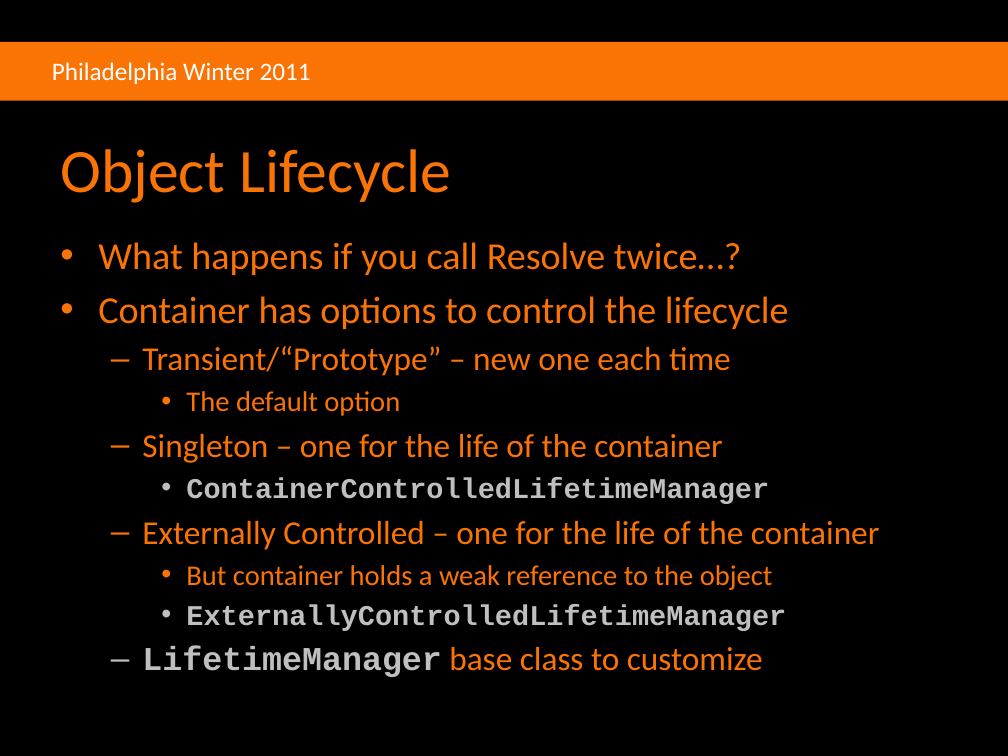
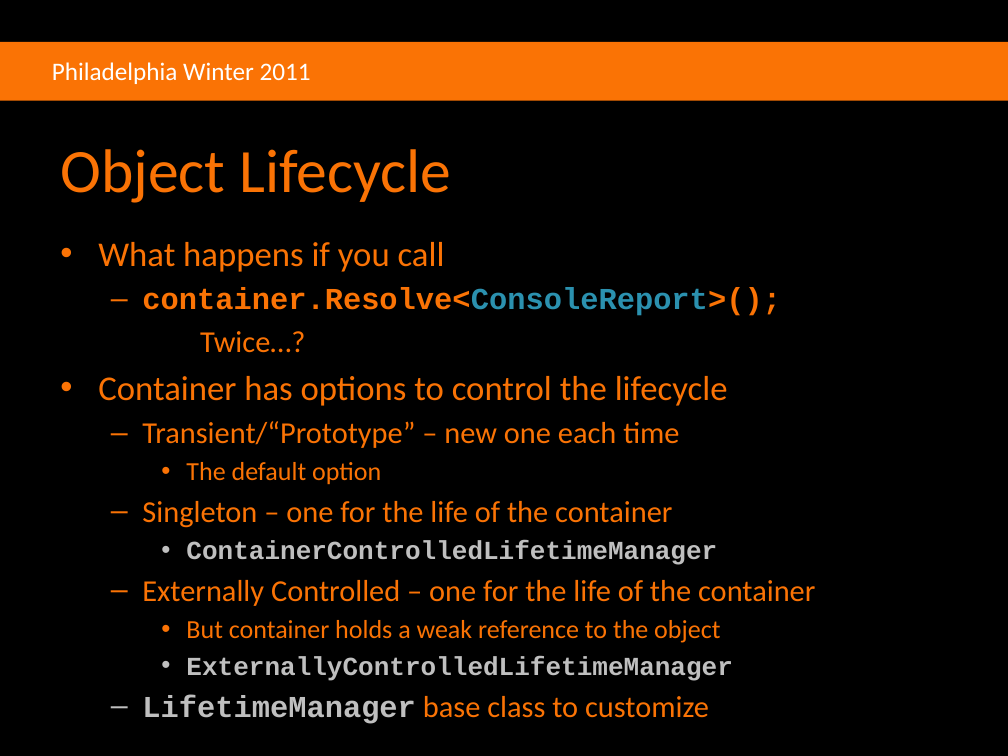
Before and after one commit to agilefire/November2010, a slide deck: slide 27 of Agile Firestarter Winter 2011 Dependency Injection.pptx (slide 26 before the commit). Drawn at 1008x756 pixels with LibreOffice and Linux fonts; fonts in the diff are those of the drawing; background and template pictures are left out. Boxes give left, top, right and bottom in pixels: in the first picture for what was removed or moved away, otherwise in the second. Text is boxed around its words. In the diff, an @@ line names an element or a change of style, - is before the commit and + after.

```diff
--- a/Agile Firestarter Winter 2011 Dependency Injection.pptx
+++ b/Agile Firestarter Winter 2011 Dependency Injection.pptx
@@ text at <box>98,242,781,353</box>: text changed; size 27.2 to 21.7 pt; font Calibri to Courier New; bold on @@
-• What happens if you call Resolve twice…?
+• What happens if you call
+  – container.Resolve<ConsoleReport>();
+  Twice…?
@@ text at <box>98,376,815,681</box>: size 27.2 to 24.8 pt in "Container has options to control the lifecycle"; size 23.8 to 21.7 pt in "Transient/“Prototype” – new one each time", "Singleton – one for the life of ...", "Externally Controlled – one for the life ...", "LifetimeManager base class to customize"; size 20.4 to 18.6 pt in "The default option", "ContainerControlledLifetimeManager", "But container holds a weak reference to ...", "ExternallyControlledLifetimeManager" @@
```
Also in this commit, not shown: 5 other slides changed, 1 slide added.
